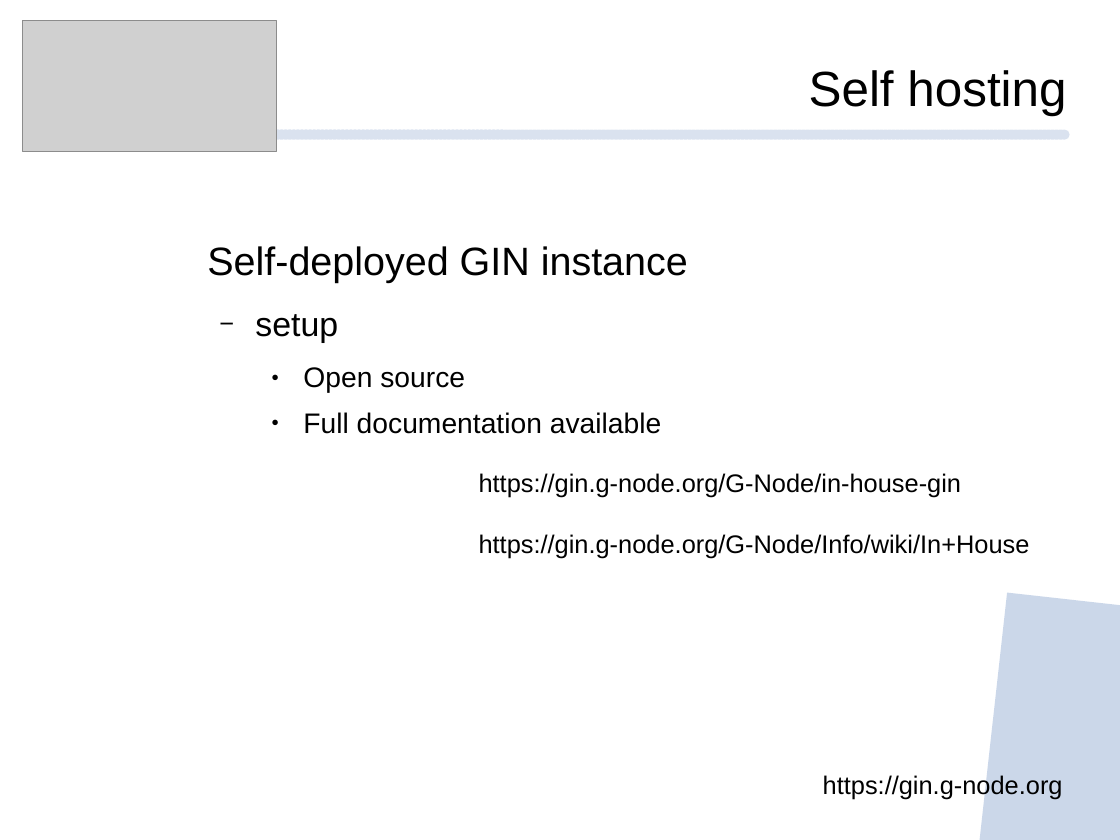
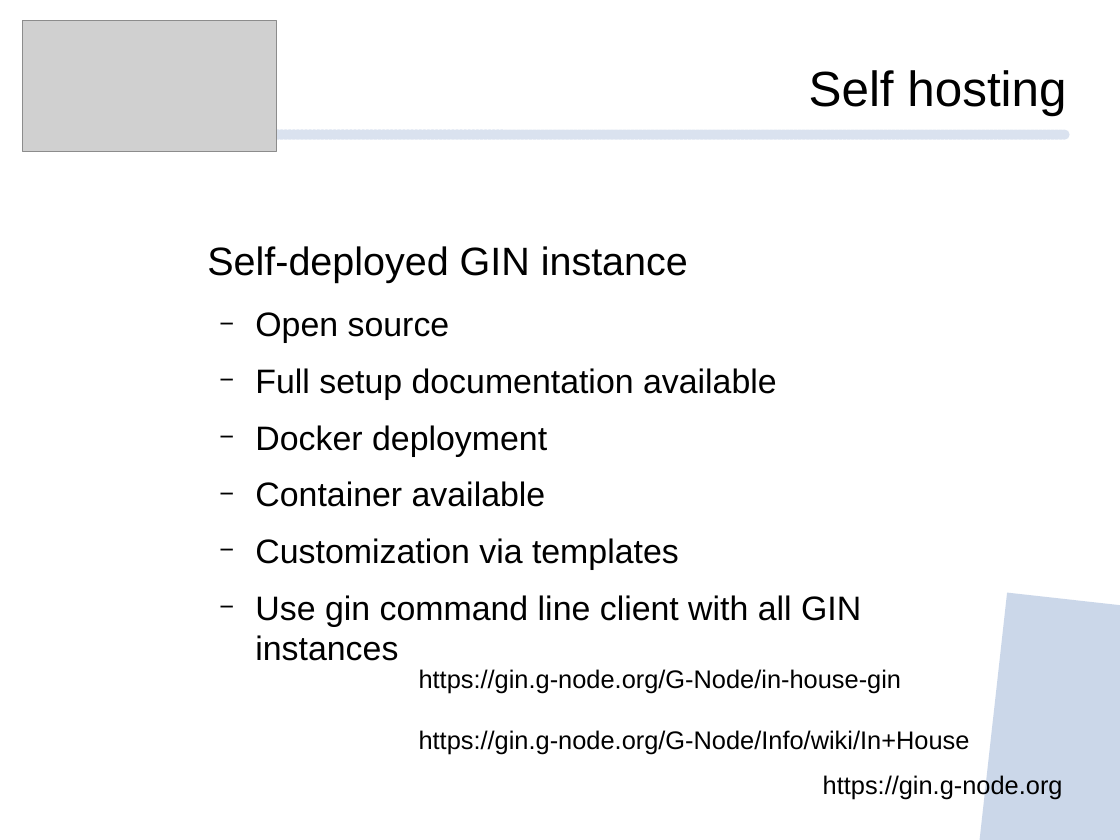
Before and after one commit to mpsonntag/prespost, a slide deck: slide 12 of 202209_INCF_online/202209_INCF_Online_GIN.odp (slide 9 before the commit). Drawn at 1120x840 pixels with LibreOffice and Linux fonts; fonts in the diff are those of the drawing; grey boxes stand for pictures; background and template pictures are left out. Boxes give left, top, right and bottom in pixels: in the first picture for what was removed or moved away, otherwise in the second. Text is boxed around its words. In the diff, an @@ line names an element or a change of style, - is before the commit and + after.

```diff
--- a/202209_INCF_online/202209_INCF_Online_GIN.odp
+++ b/202209_INCF_online/202209_INCF_Online_GIN.odp
@@ text at bbox=[255, 314, 338, 343]: paragraph removed @@
-  − setup
@@ text at bbox=[255, 312, 450, 343]: size 20 to 24 pt in "Open source"; bullet ● to −; list level 3 to 2 in "Open source" @@
@@ text at bbox=[255, 368, 861, 661]: text changed; size 20 to 24 pt @@
-    ● Full documentation available
+  − Full setup documentation available
+  − Docker deployment
+  − Container available
+  − Customization via templates
+  − Use gin command line client with all GIN instances
@@ text "https://gin.g-node.org/G-Node/in-house-gin": place and size @@
-text "https://gin.g-node.org/G-Node/in-house-gin" at bbox=[479, 473, 1030, 559]
+text "https://gin.g-node.org/G-Node/in-house-gin" at bbox=[419, 669, 970, 755]
```
Also in this commit, not shown: 5 other slides changed, 1 slide added, 1 slide removed.
